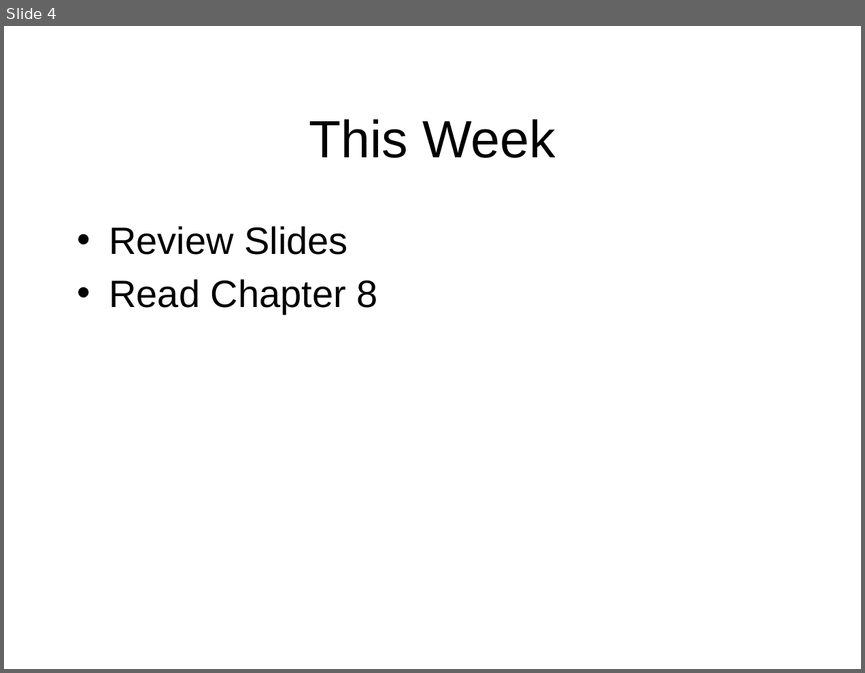
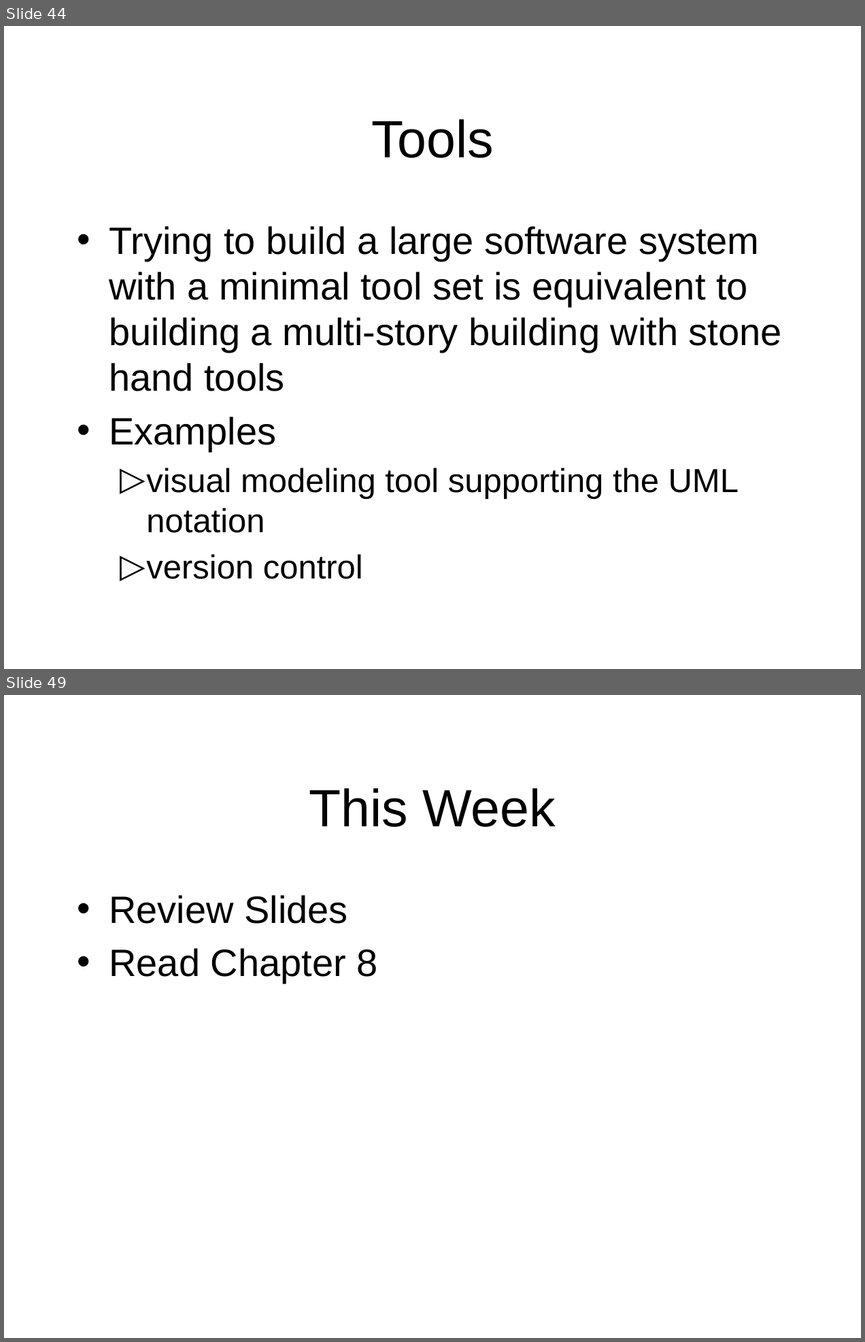
Before and after one commit to octaviordz/zjnu2017.github.io, a slide deck: OOAD/lectures/090--Pragmatics.pptx. Shown one above the other, each under a label of ours: slide 4 before the commit, slides 44 and 49 after it; the slides between them are not shown. The pictures are 865x673 and 865x1342 pixels, drawn with LibreOffice and Linux fonts; fonts in the diff are those of the drawing. Boxes give left, top, right and bottom in pixels: in the first picture for what was removed or moved away, otherwise in the second. Text is boxed around its words. In the diff, an @@ line names an element or a change of style, - is before the commit and + after.

```diff
--- a/OOAD/lectures/090--Pragmatics.pptx
+++ b/OOAD/lectures/090--Pragmatics.pptx
@@ slide 44 added at [4,26,861,669], background #FFFFFF @@
@@ title added at [371,119,494,158], 44 pt, text #000000 @@
+Tools
@@ text added at [109,226,782,579], 32 pt, text #000000 @@
+• Trying to build a large software system with a minimal tool set is equivalent to building a multi-story building with stone hand tools
+• Examples
+  ▷ visual modeling tool supporting the UML notation
+  ▷ version control
@@ what was slide 4 is now slide 49 @@
```
Also in this commit, not shown: 2 slides changed, 47 other slides added, 7 other files.
